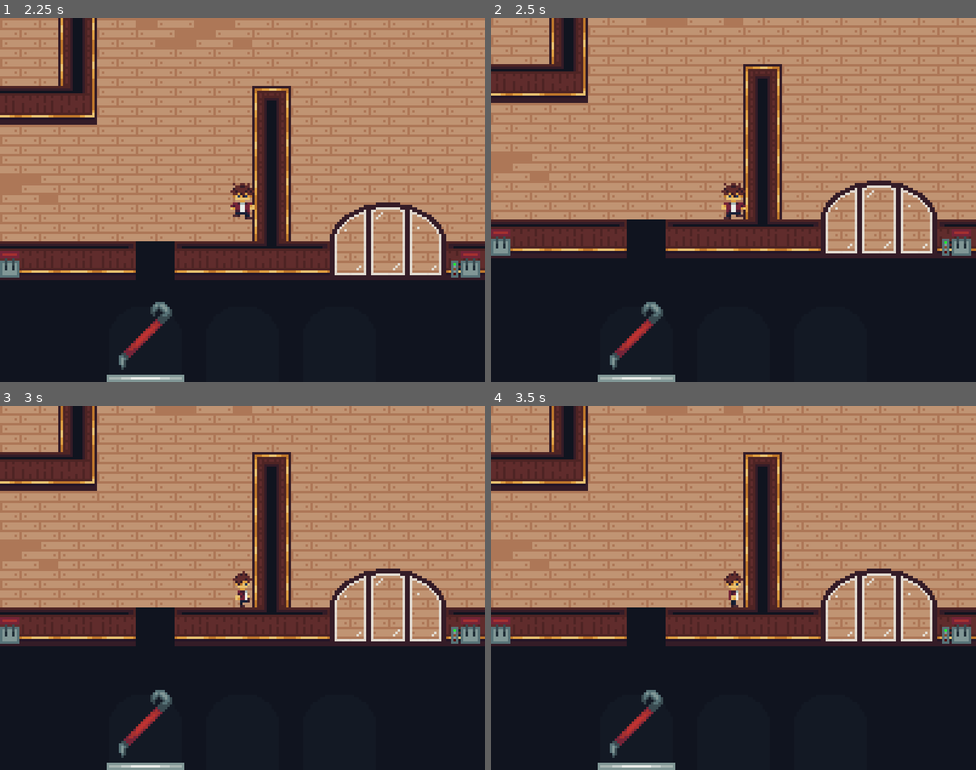
Above: before the commit, frames 1-4 (two rows, left to right).
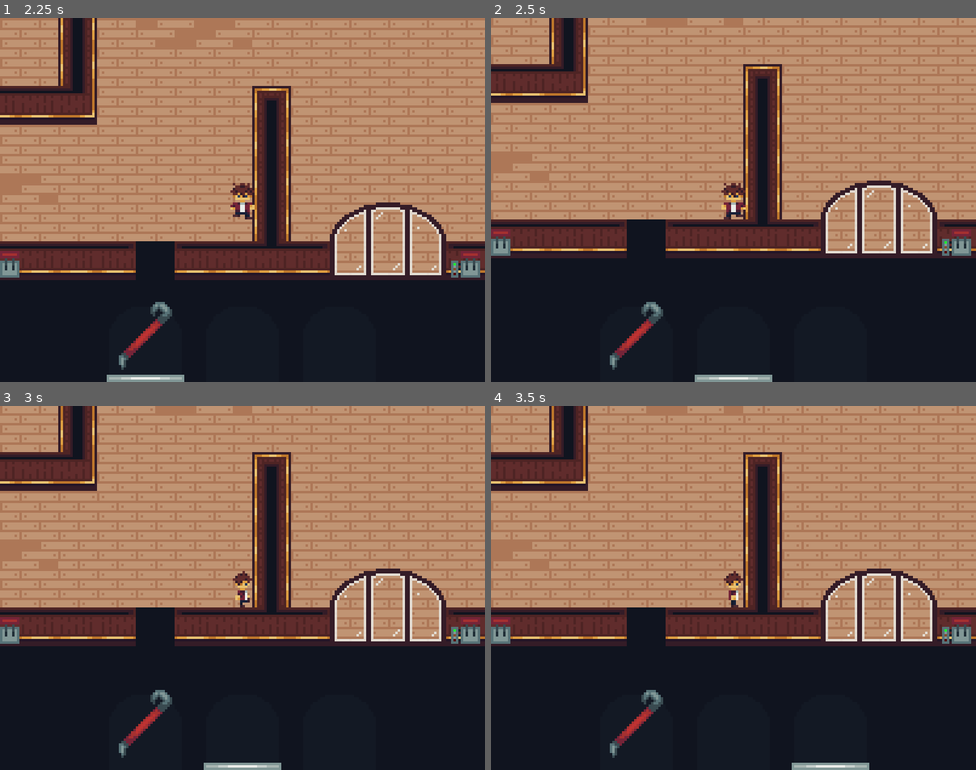
Above: after the commit, the same moments.

Repository: Portalyst/afraid-of-wolves
Game: Godot game, scene res://scenes/level.tscn
Same seed, same stepped clock (60 frames per second), same inputs: the game is played once before the commit and once after it.
Inputs (mouse positions are in pixels of both pictures, inside the frame that each line leads up to):
- Up to frame 1 (2.25 s): click (145, 341) at 0.52 s; hold D (right) 1.28-2.03 s; tap Space (use) at 1.35 s; tap 1 (1, bound only after the commit) at 1.55, 2.1 s; hold S (down) from 2.03 s (still down)
- Up to frame 2 (2.5 s): keep holding S (down); tap 2 (2, bound only after the commit) at 2.3 s
- Up to frame 3 (3 s): tap Enter at 2.75 s; release S (down) at 2.78 s; hold D (right) from 2.78 s (still down); tap 2 (2, bound only after the commit) at 2.85 s
- Up to frame 4 (3.5 s): keep holding D (right); tap 3 (3, bound only after the commit) at 3.05 s

Frame 1 is identical in both runs. In frame 2, 0.6% of the frame differs, in the area x 22-58%, y 98-100%; in frame 3, 0.6%; in frame 4, 0.6%.

Commit message:
crowbar functional

Diff:
--- a/project.godot
+++ b/project.godot
@@ -58,6 +58,21 @@
 "events": [Object(InputEventKey,"resource_local_to_scene":false,"resource_name":"","device":-1,"window_id":0,"alt_press …(191 unchanged characters)…
 ]
 }
+1={
+"deadzone": 0.2,
+"events": [Object(InputEventKey,"resource_local_to_scene":false,"resource_name":"","device":-1,"window_id":0,"alt_pressed":false,"shift_pressed":false,"ctrl_pressed":false,"meta_pressed":false,"pressed":false,"keycode":0,"physical_keycode":49,"key_label":0,"unicode":49,"location":0,"echo":false,"script":null)
+]
+}
+2={
+"deadzone": 0.2,
+"events": [Object(InputEventKey,"resource_local_to_scene":false,"resource_name":"","device":-1,"window_id":0,"alt_pressed":false,"shift_pressed":false,"ctrl_pressed":false,"meta_pressed":false,"pressed":false,"keycode":0,"physical_keycode":50,"key_label":0,"unicode":50,"location":0,"echo":false,"script":null)
+]
+}
+3={
+"deadzone": 0.2,
+"events": [Object(InputEventKey,"resource_local_to_scene":false,"resource_name":"","device":-1,"window_id":0,"alt_pressed":false,"shift_pressed":false,"ctrl_pressed":false,"meta_pressed":false,"pressed":false,"keycode":0,"physical_keycode":51,"key_label":0,"unicode":51,"location":0,"echo":false,"script":null)
+]
+}
 
 [physics]
 
--- a/scenes/john.tscn
+++ b/scenes/john.tscn
@@ -362,7 +362,7 @@
 offset_right = 16.0
 offset_bottom = 16.0
 
-[node name="Select" type="Sprite2D" parent="CanvasLayer" unique_id=1318989878]
+[node name="Select1" type="Sprite2D" parent="CanvasLayer" unique_id=1318989878]
 position = Vector2(44, 147)
 texture = ExtResource("4_oigdq")
 centered = false
--- a/scenes/leveler.tscn
+++ b/scenes/leveler.tscn
@@ -4,6 +4,7 @@
 [ext_resource type="Script" uid="uid://ckllrihpmkssu" path="res://scripts/leveler.gd" id="1_jv1db"]
 [ext_resource type="Texture2D" uid="uid://dc2du3airgoo7" path="res://sprites/leveler/leveler.png" id="1_qgquf"]
 [ext_resource type="Texture2D" uid="uid://dq81w7t7pd210" path="res://sprites/leveler/electricity.png" id="2_jv1db"]
+[ext_resource type="Texture2D" uid="uid://cw7lxhc6ljr3k" path="res://sprites/leveler/add_frame.png" id="4_wm4xg"]
 
 [sub_resource type="RectangleShape2D" id="RectangleShape2D_wm4xg"]
 size = Vector2(48, 32)
@@ -54,6 +55,14 @@
 
 [sub_resource type="SpriteFrames" id="SpriteFrames_iyci7"]
 animations = [{
+"frames": [{
+"duration": 1.0,
+"texture": ExtResource("4_wm4xg")
+}],
+"loop": false,
+"name": &"add_frame",
+"speed": 1.0
+}, {
 "frames": [{
 "duration": 1.0,
 "texture": SubResource("AtlasTexture_nt4w1")
@@ -124,7 +133,7 @@
 
 [node name="leveler" type="AnimatedSprite2D" parent="." unique_id=1204232327]
 sprite_frames = SubResource("SpriteFrames_iyci7")
-animation = &"down"
+animation = &"add_frame"
 
 [node name="leveler0" type="AnimatedSprite2D" parent="." unique_id=467150381]
 position = Vector2(0, 13)
--- a/scripts/john.gd
+++ b/scripts/john.gd
@@ -1,6 +1,8 @@
 extends CharacterBody2D
 
 var speed : int = 60
+
+var selected : Array = [1, 0, 0]
 
 signal use
 
@@ -11,9 +13,23 @@
 	var direction := Vector2(Input.get_axis("left", "right"), Input.get_axis("up", "down"))
 	var anim_dir := ""
 	speed = 60
-
+	if Input.is_action_just_pressed("1"):
+		selected = [1, 0, 0]
+		$CanvasLayer/Select1.show()
+		$CanvasLayer/Select2.hide()
+		$CanvasLayer/Select3.hide()
+	if Input.is_action_just_pressed("2"):
+		selected = [0, 1, 0]
+		$CanvasLayer/Select2.show()
+		$CanvasLayer/Select1.hide()
+		$CanvasLayer/Select3.hide()
+	if Input.is_action_just_pressed("3"):
+		selected = [0, 0, 1]
+		$CanvasLayer/Select3.show()
+		$CanvasLayer/Select1.hide()
+		$CanvasLayer/Select2.hide()
 	if Input.is_action_just_pressed("use"):
-		use.emit()
+		use.emit(selected)
 
 	if Input.is_action_pressed("run"):
 		speed = 80
--- a/scripts/leveler.gd
+++ b/scripts/leveler.gd
@@ -2,6 +2,7 @@
 
 @export var inverted : bool = false
 var active : bool = false
+var stuck : bool = false
 # Called when the node enters the scene tree for the first time.
 func _ready() -> void:
 	if inverted == true:
@@ -14,13 +15,16 @@
 func _process(delta: float) -> void:
 	pass
 
-func use():
+func use(selected: Array):
 	if active == false:
 		$LightTimer.start()
 		$LightEndTimer.start()
 		$leveler.play("down")
 		$leveler0.play("down")
 		active = true
+	if stuck == true and active == true and selected[0] == 1:
+		anim_up()
+		stuck = false
 
 func _on_body_entered(body: Node2D) -> void:
 	if body.has_meta("player"):
@@ -39,18 +43,27 @@
 	$charge.hide()
 	$light.hide()
 	var i := randi_range(0, 4)
-	if i == 1:
-		pass
+	if i != 0:
+		stuck = true
 	else:
-		if inverted == false:
-			$leveler.play("up0")
+		anim_up()
+
+func anim_up() -> void:
+	if inverted == false:
+		if stuck == true:
+			$leveler.play("add_frame")
 			await $leveler.animation_finished
-			$leveler.play("up1")
-			await $leveler.animation_finished
-			active = false
-		else:
-			$leveler0.play("up0")
+		$leveler.play("up0")
+		await $leveler.animation_finished
+		$leveler.play("up1")
+		await $leveler.animation_finished
+		active = false
+	else:
+		if stuck == true:
+			$leveler0.play("add_frame")
 			await $leveler0.animation_finished
-			$leveler0.play("up1")
-			await $leveler0.animation_finished
-			active = false
+		$leveler0.play("up0")
+		await $leveler0.animation_finished
+		$leveler0.play("up1")
+		await $leveler0.animation_finished
+		active = false
Binary file added: sprites/leveler/add_frame.png
Not shown, added: sprites/leveler/add_frame.png.import
